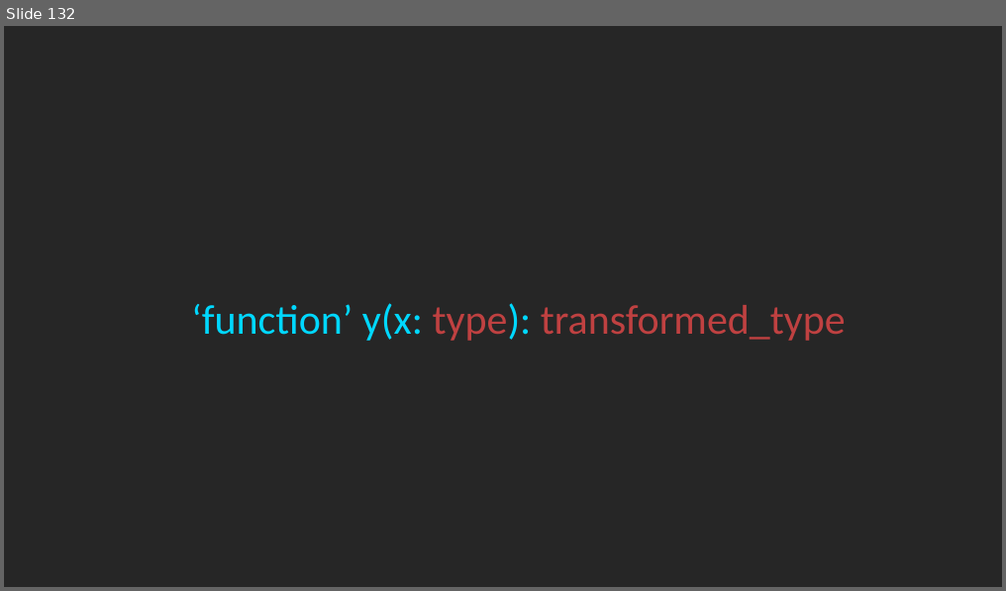
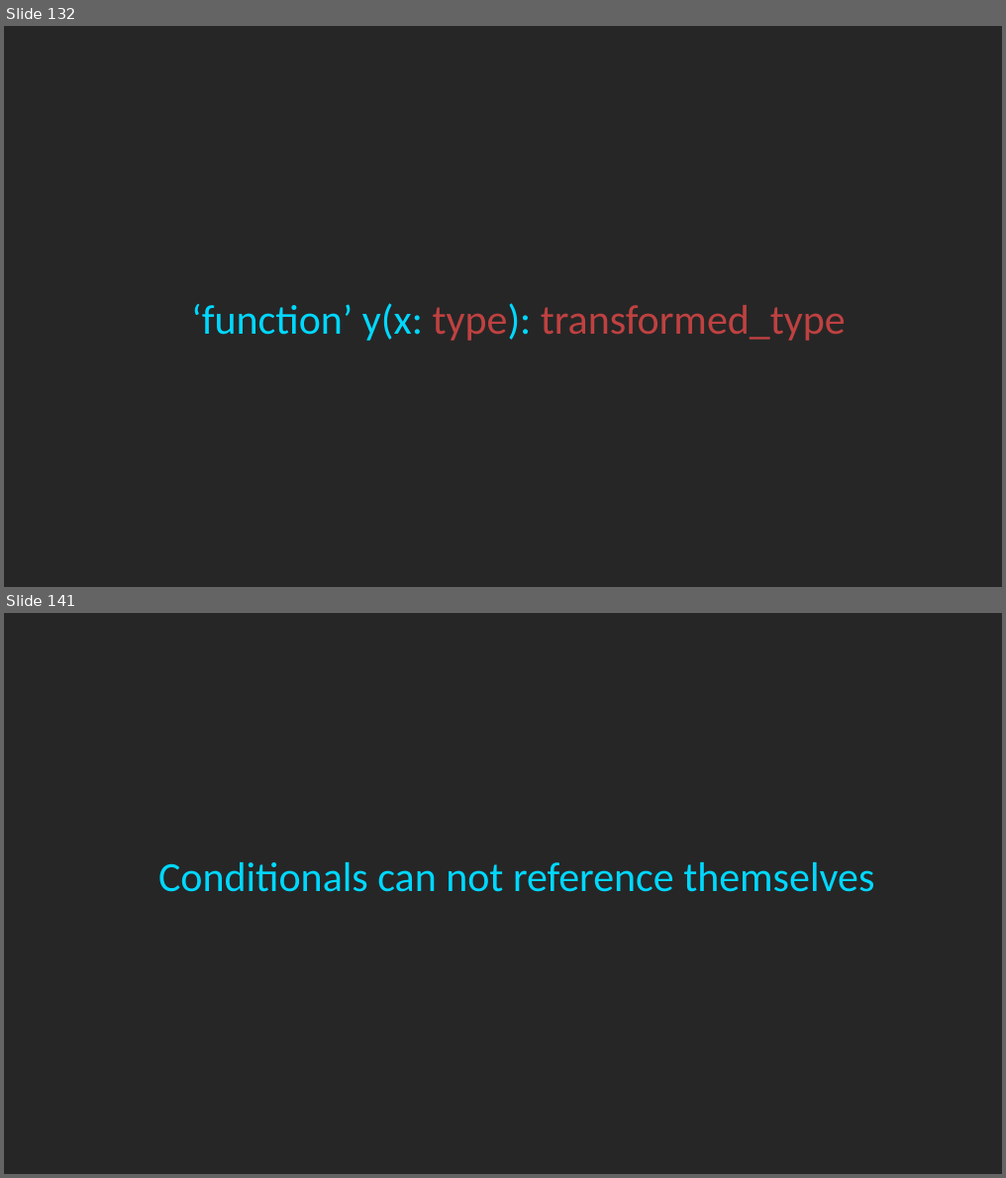
Before and after one commit to rkhaimov/ts-course, a slide deck: Course.pptx. Shown one above the other, each under a label of ours: slide 132 before the commit, slides 132 and 141 after it; the slides between them are not shown. The pictures are 1006x591 and 1006x1178 pixels, drawn with LibreOffice and Linux fonts; fonts in the diff are those of the drawing. Boxes give left, top, right and bottom in pixels: in the first picture for what was removed or moved away, otherwise in the second. Text is boxed around its words. In the diff, an @@ line names an element or a change of style, - is before the commit and + after.

```diff
--- a/Course.pptx
+++ b/Course.pptx
@@ slide 141 added at [4,613,1002,1174], background #262626 @@
@@ text added at [158,862,874,892], 40 pt, text #00D8FF @@
+Conditionals can not reference themselves
```
Also in this commit, not shown: 8 other slides added.
